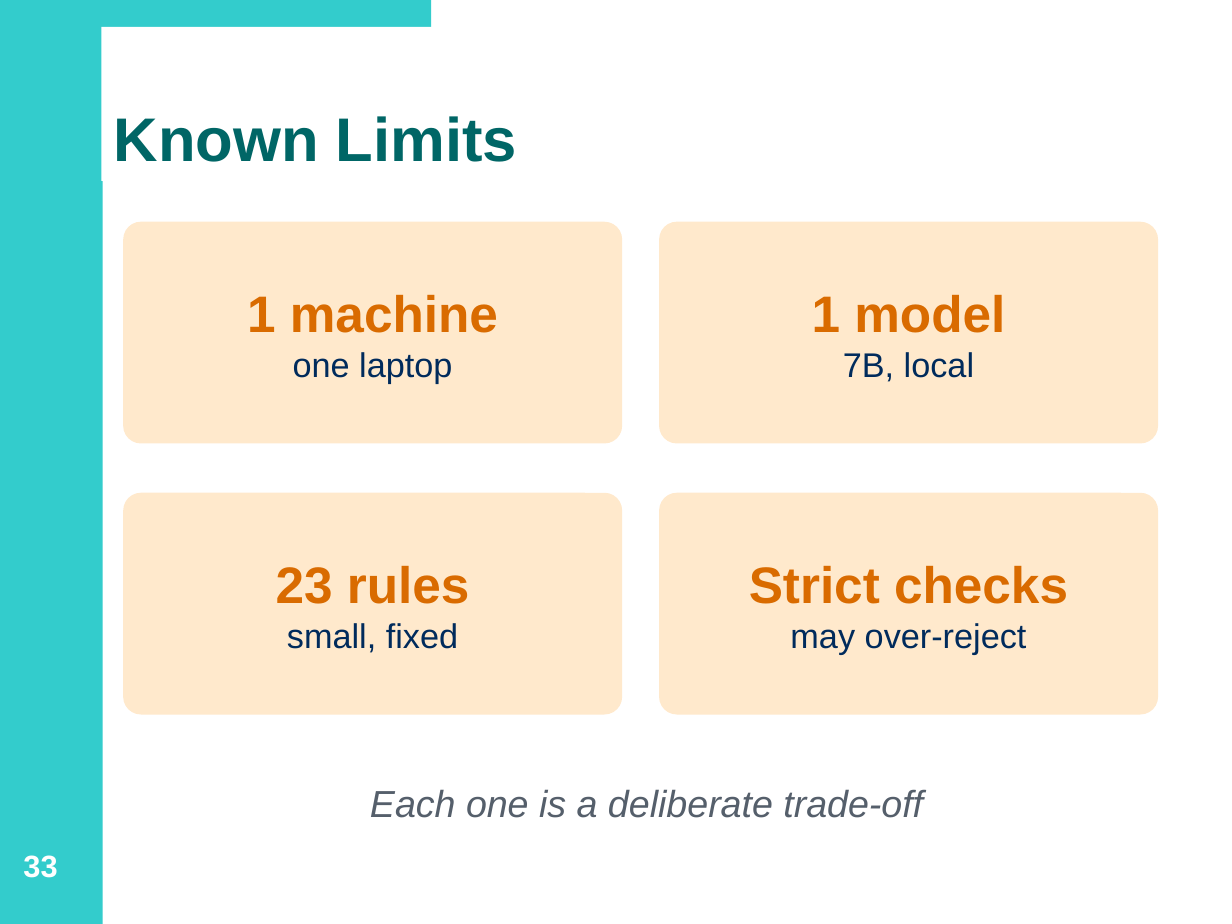
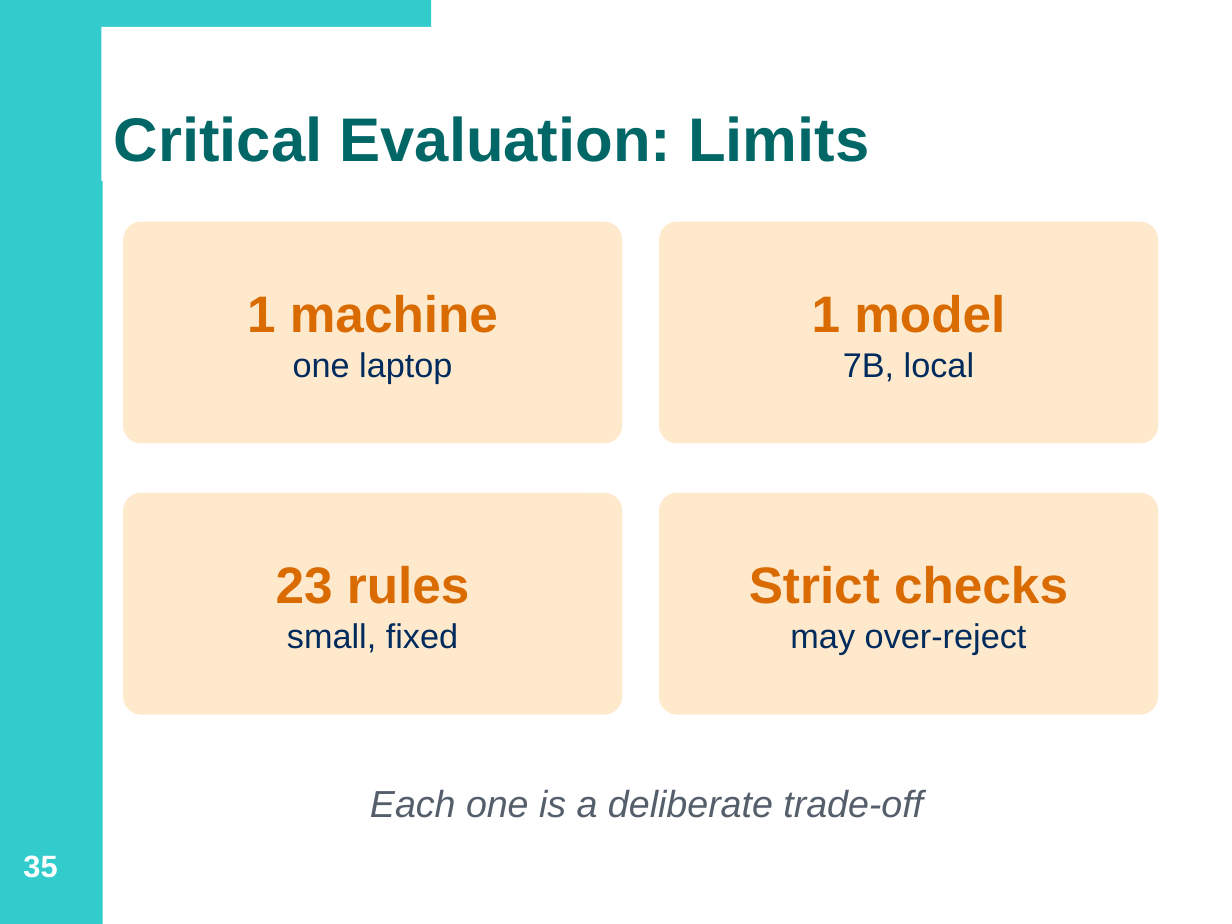
Before and after one commit to james-long04/GreenCode, a slide deck: slide 35 of docs/GreenCode-Interim-Demo.pptx (slide 33 before the commit). Drawn at 1232x924 pixels with LibreOffice and Linux fonts; fonts in the diff are those of the drawing. Boxes give left, top, right and bottom in pixels: in the first picture for what was removed or moved away, otherwise in the second. Text is boxed around its words. In the diff, an @@ line names an element or a change of style, - is before the commit and + after.

```diff
--- a/docs/GreenCode-Interim-Demo.pptx
+++ b/docs/GreenCode-Interim-Demo.pptx
@@ title at (114, 116, 869, 162): text changed @@
-Known Limits
+Critical Evaluation: Limits
@@ page number at (23, 855, 57, 878): text changed @@
-33
+35
```
Also in this commit, not shown: 2 other slides changed, 4 slides added, 1 slide removed.
